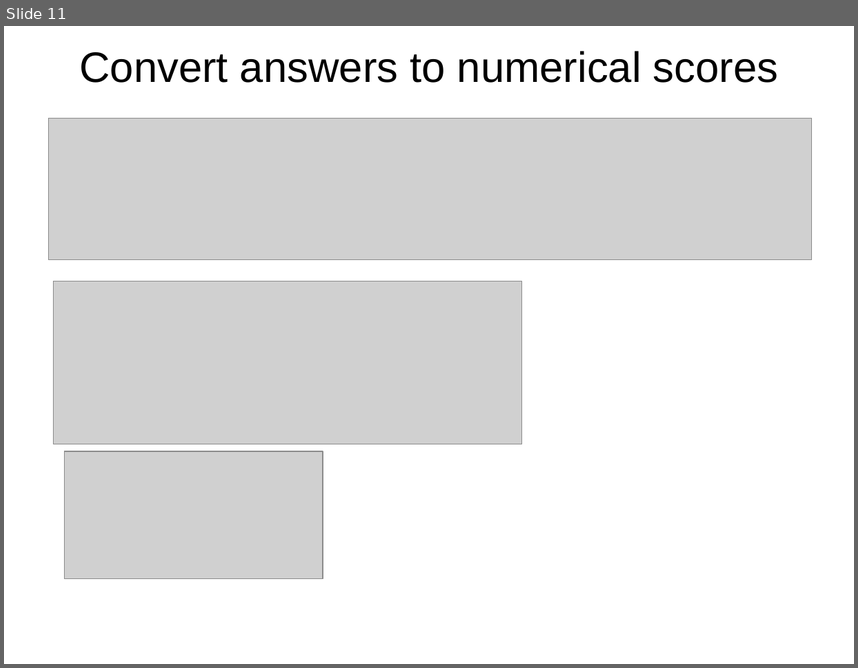
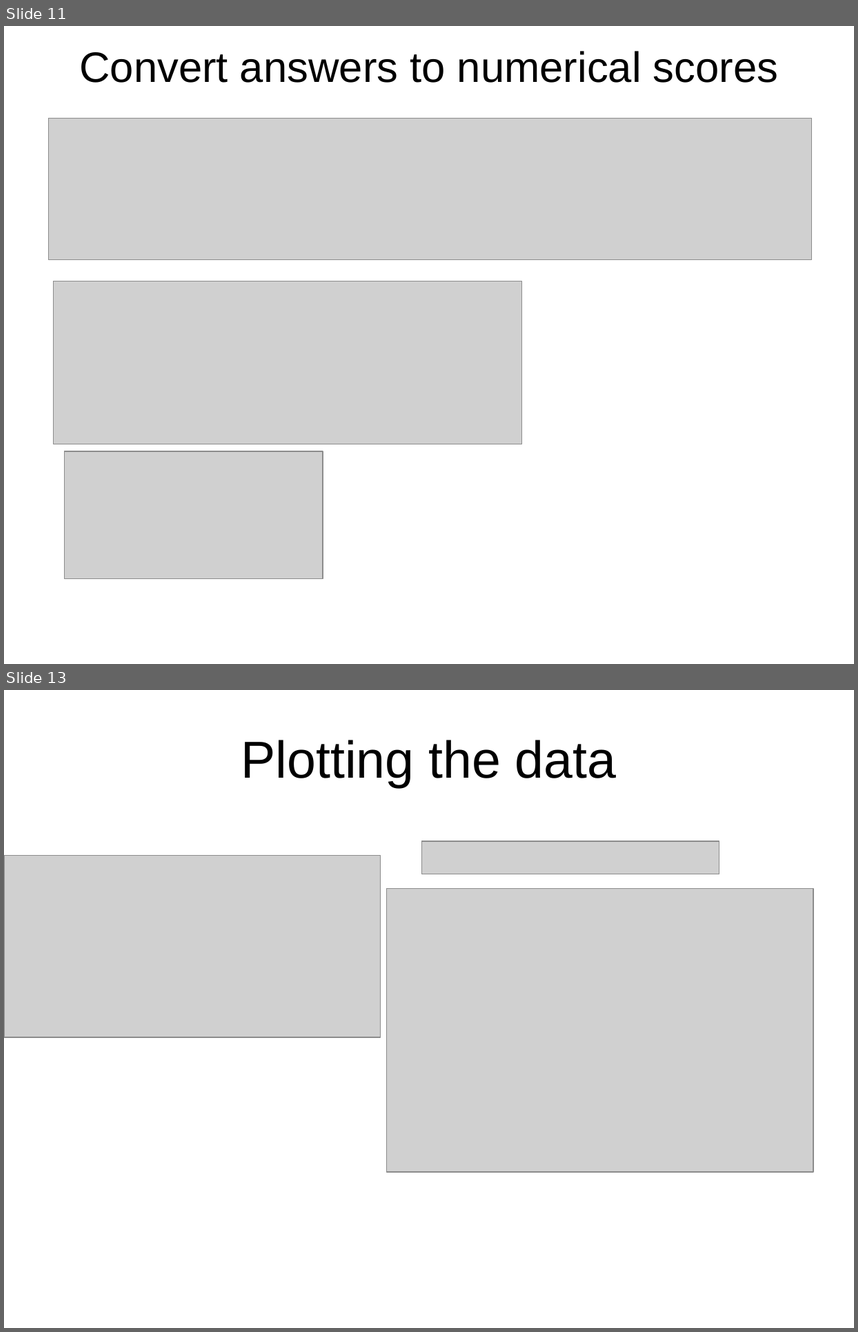
Before and after one commit to hongqin/R-workshop-GAS14, a slide deck: 1.Introduction_to_R/Learning_R_by_metricExample.ppt. Shown one above the other, each under a label of ours: slide 11 before the commit, slides 11 and 13 after it; the slides between them are not shown. The pictures are 858x668 and 858x1332 pixels, drawn with LibreOffice and Linux fonts; fonts in the diff are those of the drawing; grey boxes stand for pictures. Boxes give left, top, right and bottom in pixels: in the first picture for what was removed or moved away, otherwise in the second. Text is boxed around its words. In the diff, an @@ line names an element or a change of style, - is before the commit and + after.

```diff
--- a/1.Introduction_to_R/Learning_R_by_metricExample.ppt
+++ b/1.Introduction_to_R/Learning_R_by_metricExample.ppt
@@ slide 13 added at bbox=[4, 690, 854, 1328], background #FFFFFF @@
@@ title added at bbox=[241, 740, 616, 787], 44 pt, text #000000 @@
+Plotting the data
@@ picture added at bbox=[4, 855, 381, 1037] @@
@@ picture added at bbox=[422, 841, 720, 874] @@
@@ picture added at bbox=[386, 888, 813, 1171] @@
```
Also in this commit, not shown: 2 slides changed, 1 other slide added, 2 slides removed, 6 other files.
